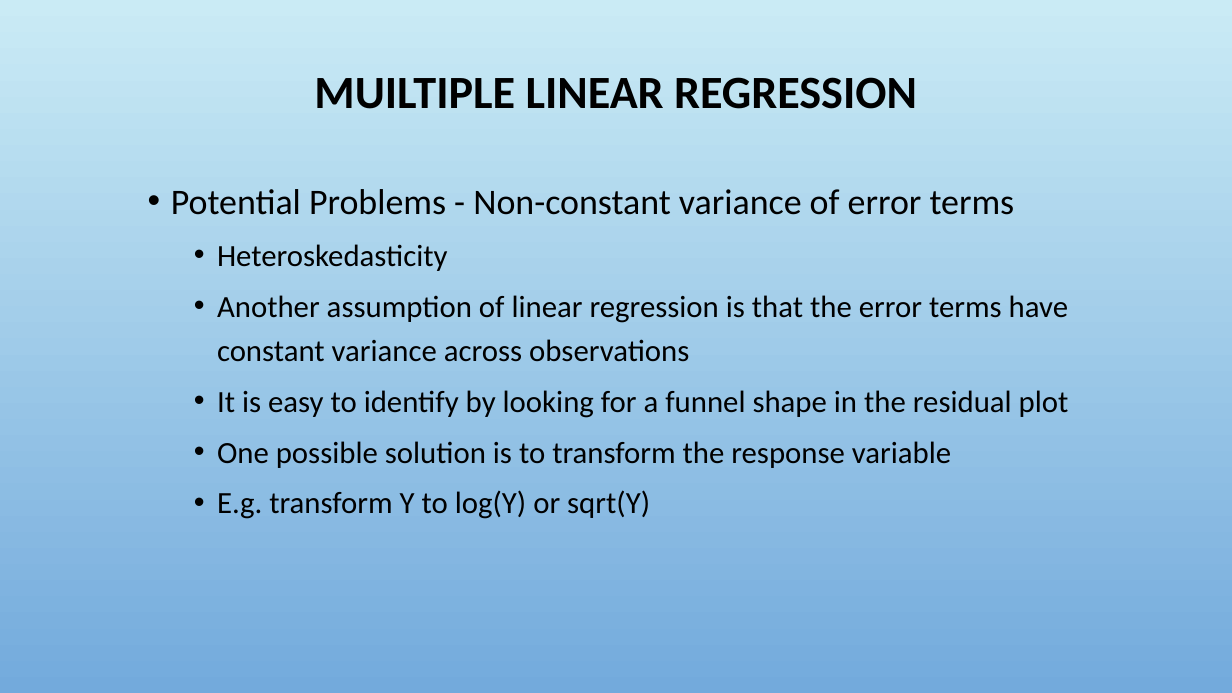
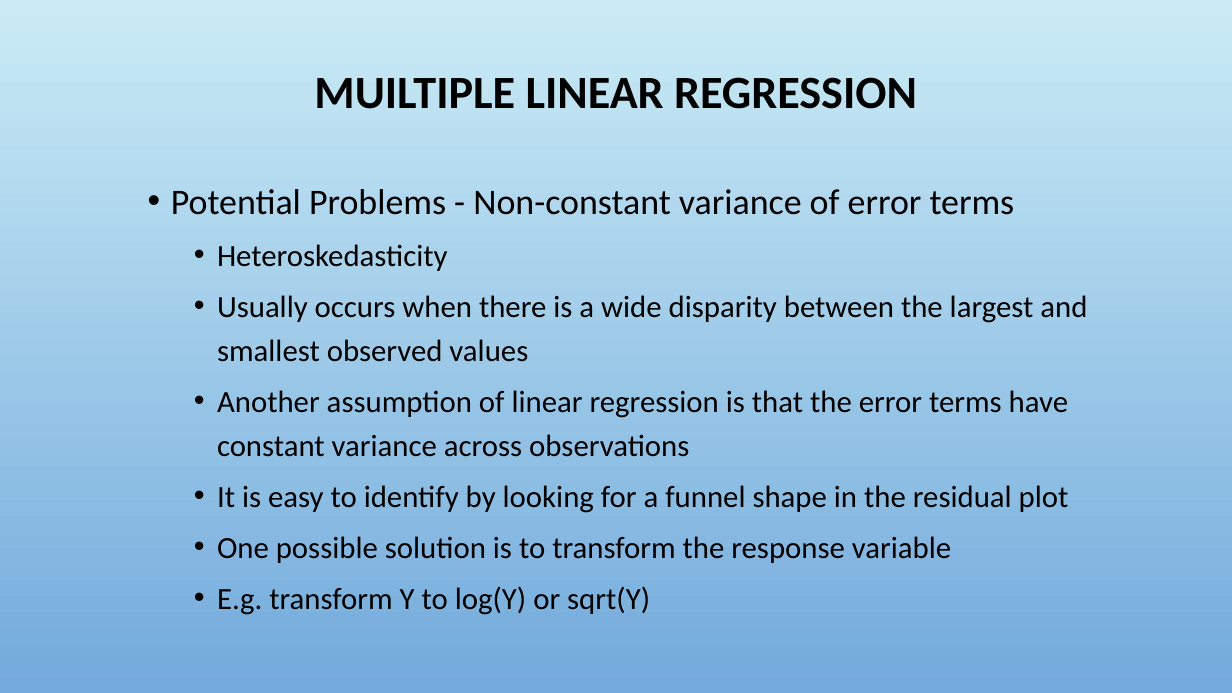
Before and after one commit to fredhutchio/intro-machine-learning, a slide deck: slide 75 of 3. Regression.pptx (slide 74 before the commit). Drawn at 1232x693 pixels with LibreOffice and Linux fonts; fonts in the diff are those of the drawing; background and template pictures are left out. Boxes give left, top, right and bottom in pixels: in the first picture for what was removed or moved away, otherwise in the second. Text is boxed around its words. In the diff, an @@ line names an element or a change of style, - is before the commit and + after.

```diff
--- a/3. Regression.pptx
+++ b/3. Regression.pptx
@@ text at [217, 295, 1087, 362]: paragraph added @@
+    • Usually occurs when there is a wide disparity between the largest and smallest observed values
```
Also in this commit, not shown: 33 other slides changed, 2 slides added, 1 slide removed.
